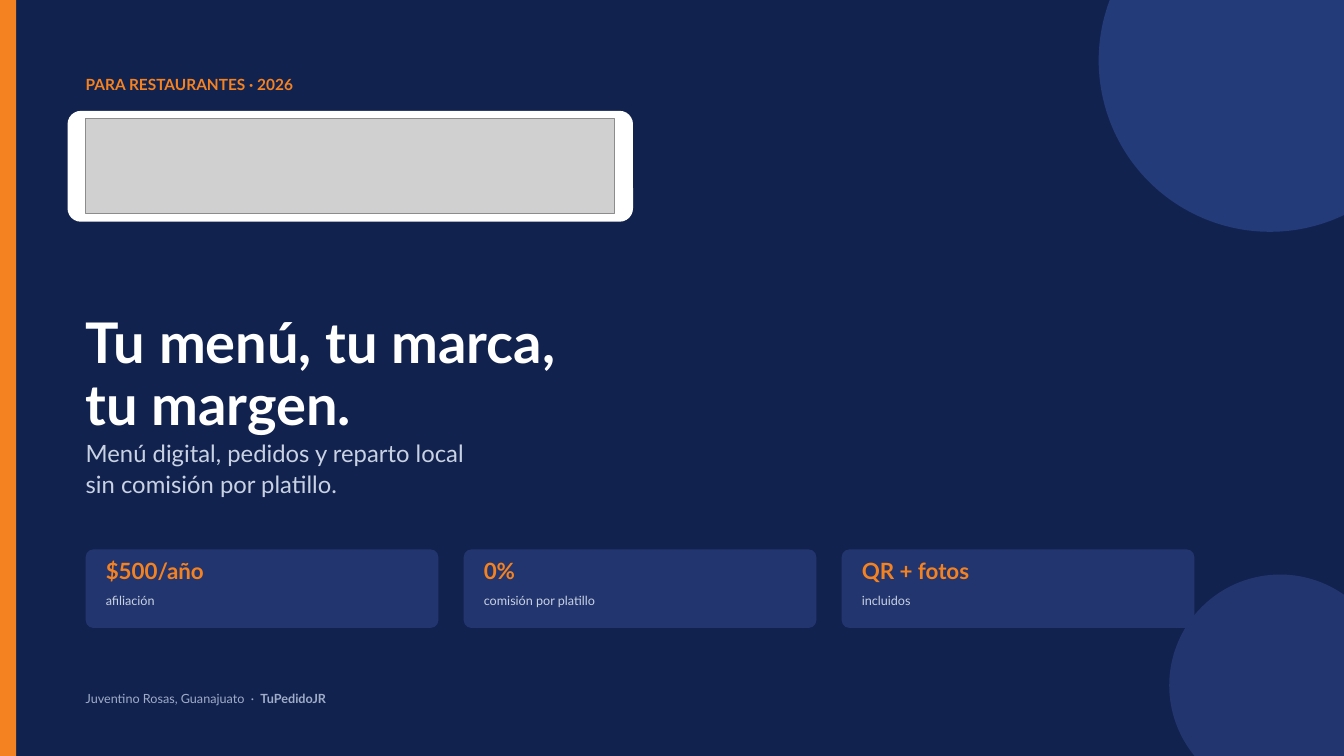
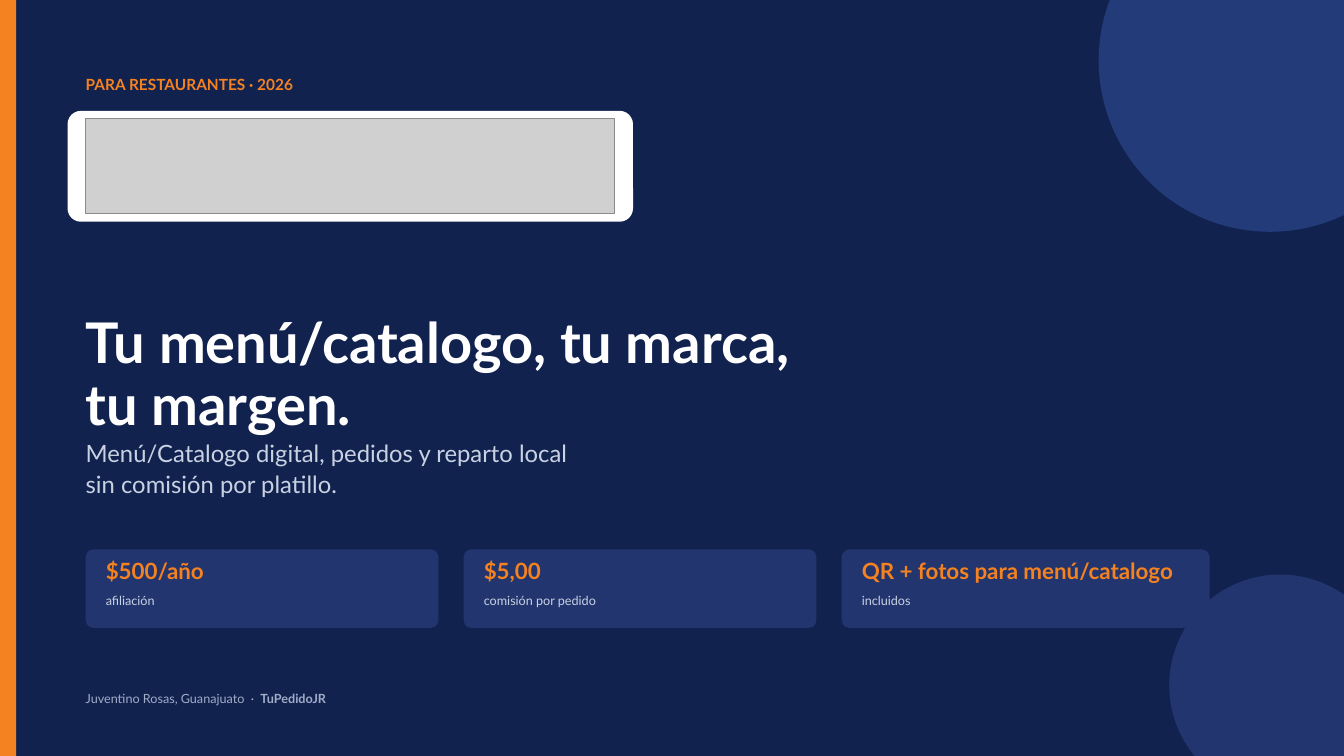
Before and after one commit to Lodoman-old/TuPedidoJR, a slide deck: slide 1 of docs/presentacion/TuPedidoJR_Restaurantes_2026.pptx. Drawn at 1344x756 pixels with LibreOffice and Linux fonts; fonts in the diff are those of the drawing; grey boxes stand for pictures. Boxes give left, top, right and bottom in pixels: in the first picture for what was removed or moved away, otherwise in the second. Text is boxed around its words. In the diff, an @@ line names an element or a change of style, - is before the commit and + after.

```diff
--- a/docs/presentacion/TuPedidoJR_Restaurantes_2026.pptx
+++ b/docs/presentacion/TuPedidoJR_Restaurantes_2026.pptx
@@ text at (86, 321, 790, 435): text changed @@
-Tu menú, tu marca,
-tu margen.
+Tu menú/catalogo, tu marca,
+tu margen.
@@ text at (86, 444, 567, 497): text changed @@
-Menú digital, pedidos y reparto local
-sin comisión por platillo.
+Menú/Catalogo digital, pedidos y reparto local
+sin comisión por platillo.
@@ text at (484, 560, 541, 582): text changed @@
-0%
+$5,00
@@ rounded rectangle: place and size @@
-rounded rectangle at (842, 549, 1195, 628)
+rounded rectangle at (842, 549, 1210, 628)
@@ text at (862, 562, 1172, 583): text changed @@
-QR + fotos
+QR + fotos para menú/catalogo
@@ text at (484, 596, 596, 607): text changed @@
-comisión por platillo
+comisión por pedido
```
Also in this commit, not shown: 7 other slides changed, 1 slide added, 7 other files.
